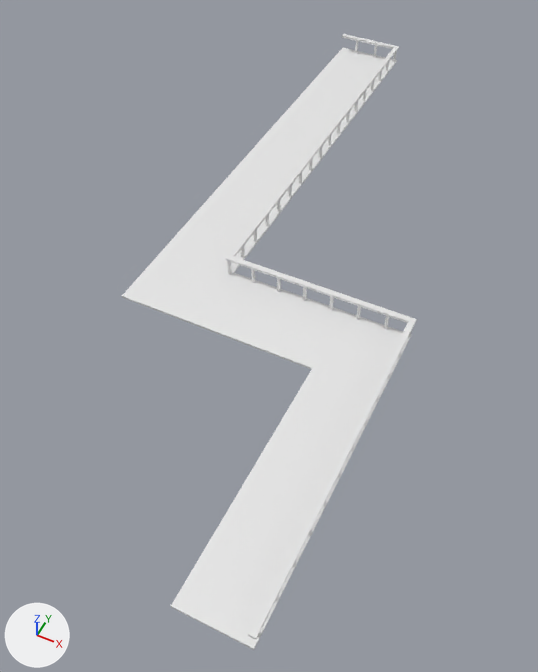
The FBX model Assets/Greybox Assets/gr_elevatedWalkway.fbx, before and after one commit.
Before and after are seen from a camera (50 mm lens) standing at (8.1, -58.3, 31.2) and looking at (-3.8, -34.6, 1.6). The axes (+X, +Y, +Z) are drawn at lower left. The lights are the same throughout. Where no turn or scale is listed for an object, it has been applied to the vertices.

Before the edit, the objects in view are built like this:
```python
me_cube_017 = bpy.data.meshes.new('Cube.017')
me_cube_017.from_pydata(...)  # 360 vertices, 274 faces; spans x -10.3..3.6, y -50.3..-9.5, z 4.6..5.8
ob_elevatedwalkway = bpy.data.objects.new('ElevatedWalkway', me_cube_017)
ob_elevatedwalkway.location = (0.0, 0.0, 0.0)
```
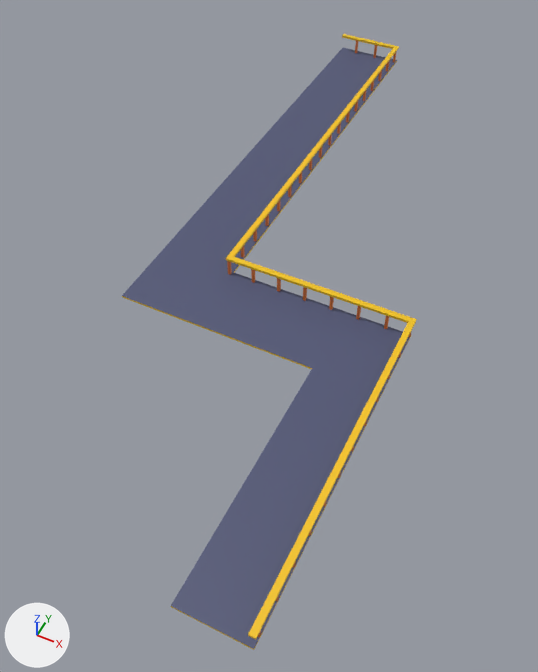
Where the newer file only moved an object's origin or applied its transform, the numbers keep the older frame.

The change, as JSON lines over the scene's bpy script:
```json
{"op": "add", "block": "mat_lavender", "code": ["mat_lavender = principled_material('Lavender')", "mat_lavender.base_color = (0.0802, 0.0908, 0.178)  # dark blue #505575"]}
{"op": "add", "block": "mat_orange", "code": ["mat_orange = principled_material('Orange')", "mat_orange.base_color = (0.738, 0.188, 0.0331)  # orange #df7833"]}
{"op": "add", "block": "mat_yellow", "code": ["mat_yellow = principled_material('Yellow')", "mat_yellow.base_color = (0.888, 0.546, 0.00561)  # yellow #f2c311"]}
{"block": "me_cube_017", "where": "me_cube_017.from_pydata(...)  # 360 vertices, 274 faces; spans x -10.3..3.6, y -50.3..-9.5, z 4.6..5.8"}
{"block": "me_cube_017", "where": "# used by ob_elevatedwalkway; location = (0.0, 0.0, 0.0)"}
{"block": "me_cube_017", "change": "me_cube_017 part 1: 3 of the faces centred in x -3.0..1.8, y -35.9, z 4.6..4.7 switch from no material to mat_lavender (dark blue #505575)"}
{"block": "me_cube_017", "change": "me_cube_017 part 2: 2 of the faces centred in x -8.2, y -35.9, z 4.6..4.7 switch from no material to mat_lavender (dark blue #505575)"}
{"block": "me_cube_017", "change": "me_cube_017 part 3: 1 of the faces centred in x -8.2, y -21.7, z 4.7 switch from no material to mat_lavender (dark blue #505575)"}
{"block": "me_cube_017", "change": "me_cube_017 part 4: 1 of the faces centred in x 1.8, y -44.1, z 4.7 switch from no material to mat_lavender (dark blue #505575)"}
{"block": "me_cube_017", "change": "me_cube_017 part 5: 115 of the faces centred in x -10.3..3.6, y -50.3..-9.5, z 4.6..5.8 switch from no material to mat_yellow (yellow #f2c311)"}
{"block": "me_cube_017", "change": "me_cube_017 part 6: all 152 faces centred in x -9.2..3.5, y -49.9..-9.7, z 5.2 switch from no material to mat_orange (orange #df7833)"}
```

Pixel boxes (x1, y1, x2, y2) of what changed, in the pictures (538 x 672 px):
```json
{"part": 1, "of": "me_cube_017", "change": "recoloured", "before": [194, 272, 410, 394], "after": [194, 272, 410, 394], "on screen": "white to blue"}
{"part": 2, "of": "me_cube_017", "change": "recoloured", "before": [122, 248, 233, 323], "after": [122, 248, 233, 323], "on screen": "white to blue"}
{"part": 3, "of": "me_cube_017", "change": "recoloured", "before": [165, 48, 397, 272], "after": [165, 48, 397, 272], "on screen": "white to blue"}
{"part": 4, "of": "me_cube_017", "change": "recoloured", "before": [171, 368, 381, 649], "after": [171, 368, 381, 649], "on screen": "white to blue"}
{"part": 5, "of": "me_cube_017", "change": "recoloured", "before": [122, 34, 417, 650], "after": [122, 34, 417, 650], "on screen": "white to yellow"}
{"part": 6, "of": "me_cube_017", "change": "recoloured", "before": [227, 40, 411, 637], "after": [227, 40, 411, 637]}
```
